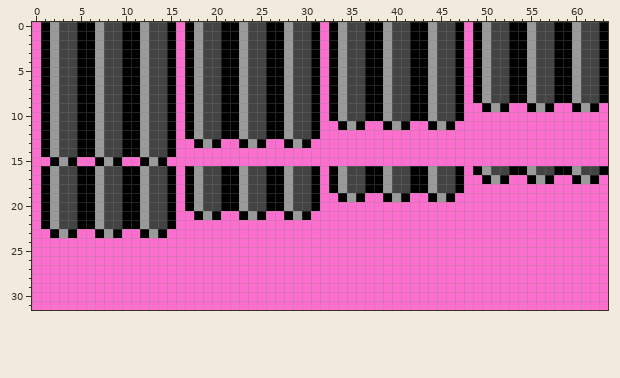
A pixel-art sprite gets an edit: images/Items/Item_03.png. That is the earlier state.
The file is 64x32 pixels.
Once edited:
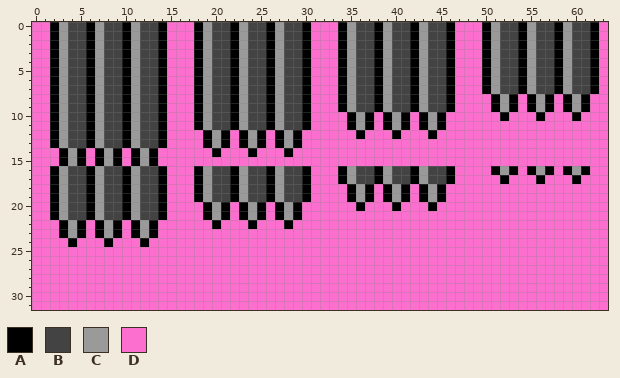
Palette (. is transparent): A #000000  B #434343  C #9a9a9a  D #fc6fcf
The exact change:
@@ x 0..63 @@
- 0 DACBBAACBBAACBBADACBBAACBBAACBBADACBBAACBBAACBBADACBBAACBBAACBBA
- 1 DACBBAACBBAACBBADACBBAACBBAACBBADACBBAACBBAACBBADACBBAACBBAACBBA
- 2 DACBBAACBBAACBBADACBBAACBBAACBBADACBBAACBBAACBBADACBBAACBBAACBBA
- 3 DACBBAACBBAACBBADACBBAACBBAACBBADACBBAACBBAACBBADACBBAACBBAACBBA
- 4 DACBBAACBBAACBBADACBBAACBBAACBBADACBBAACBBAACBBADACBBAACBBAACBBA
- 5 DACBBAACBBAACBBADACBBAACBBAACBBADACBBAACBBAACBBADACBBAACBBAACBBA
- 6 DACBBAACBBAACBBADACBBAACBBAACBBADACBBAACBBAACBBADACBBAACBBAACBBA
- 7 DACBBAACBBAACBBADACBBAACBBAACBBADACBBAACBBAACBBADACBBAACBBAACBBA
- 8 DACBBAACBBAACBBADACBBAACBBAACBBADACBBAACBBAACBBADACBBAACBBAACBBA
- 9 DACBBAACBBAACBBADACBBAACBBAACBBADACBBAACBBAACBBADDACADDACADDACAD
-10 DACBBAACBBAACBBADACBBAACBBAACBBADACBBAACBBAACBBADDDDDDDDDDDDDDDD
-11 DACBBAACBBAACBBADACBBAACBBAACBBADDACADDACADDACADDDDDDDDDDDDDDDDD
-12 DACBBAACBBAACBBADACBBAACBBAACBBADDDDDDDDDDDDDDDDDDDDDDDDDDDDDDDD
-13 DACBBAACBBAACBBADDACADDACADDACADDDDDDDDDDDDDDDDDDDDDDDDDDDDDDDDD
-14 DACBBAACBBAACBBADDDDDDDDDDDDDDDDDDDDDDDDDDDDDDDDDDDDDDDDDDDDDDDD
-15 DDACADDACADDACADDDDDDDDDDDDDDDDDDDDDDDDDDDDDDDDDDDDDDDDDDDDDDDDD
-16 DACBBAACBBAACBBADACBBAACBBAACBBADACBBAACBBAACBBADACBBAACBBAACBBA
-17 DACBBAACBBAACBBADACBBAACBBAACBBADACBBAACBBAACBBADDACADDACADDACAD
-18 DACBBAACBBAACBBADACBBAACBBAACBBADACBBAACBBAACBBADDDDDDDDDDDDDDDD
-19 DACBBAACBBAACBBADACBBAACBBAACBBADDACADDACADDACADDDDDDDDDDDDDDDDD
-20 DACBBAACBBAACBBADACBBAACBBAACBBADDDDDDDDDDDDDDDDDDDDDDDDDDDDDDDD
-21 DACBBAACBBAACBBADDACADDACADDACADDDDDDDDDDDDDDDDDDDDDDDDDDDDDDDDD
-22 DACBBAACBBAACBBADDDDDDDDDDDDDDDDDDDDDDDDDDDDDDDDDDDDDDDDDDDDDDDD
-23 DDACADDACADDACADDDDDDDDDDDDDDDDDDDDDDDDDDDDDDDDDDDDDDDDDDDDDDDDD
-24 DDDDDDDDDDDDDDDDDDDDDDDDDDDDDDDDDDDDDDDDDDDDDDDDDDDDDDDDDDDDDDDD
+ 0 DDACBBACBBACBBADDDACBBACBBACBBADDDACBBACBBACBBADDDACBBACBBACBBAD
+ 1 DDACBBACBBACBBADDDACBBACBBACBBADDDACBBACBBACBBADDDACBBACBBACBBAD
+ 2 DDACBBACBBACBBADDDACBBACBBACBBADDDACBBACBBACBBADDDACBBACBBACBBAD
+ 3 DDACBBACBBACBBADDDACBBACBBACBBADDDACBBACBBACBBADDDACBBACBBACBBAD
+ 4 DDACBBACBBACBBADDDACBBACBBACBBADDDACBBACBBACBBADDDACBBACBBACBBAD
+ 5 DDACBBACBBACBBADDDACBBACBBACBBADDDACBBACBBACBBADDDACBBACBBACBBAD
+ 6 DDACBBACBBACBBADDDACBBACBBACBBADDDACBBACBBACBBADDDACBBACBBACBBAD
+ 7 DDACBBACBBACBBADDDACBBACBBACBBADDDACBBACBBACBBADDDACBBACBBACBBAD
+ 8 DDACBBACBBACBBADDDACBBACBBACBBADDDACBBACBBACBBADDDDACADACADACADD
+ 9 DDACBBACBBACBBADDDACBBACBBACBBADDDACBBACBBACBBADDDDACADACADACADD
+10 DDACBBACBBACBBADDDACBBACBBACBBADDDDACADACADACADDDDDDADDDADDDADDD
+11 DDACBBACBBACBBADDDACBBACBBACBBADDDDACADACADACADDDDDDDDDDDDDDDDDD
+12 DDACBBACBBACBBADDDDACADACADACADDDDDDADDDADDDADDDDDDDDDDDDDDDDDDD
+13 DDACBBACBBACBBADDDDACADACADACADDDDDDDDDDDDDDDDDDDDDDDDDDDDDDDDDD
+14 DDDACADACADACADDDDDDADDDADDDADDDDDDDDDDDDDDDDDDDDDDDDDDDDDDDDDDD
+15 DDDACADACADACADDDDDDDDDDDDDDDDDDDDDDDDDDDDDDDDDDDDDDDDDDDDDDDDDD
+16 DDACBBACBBACBBADDDACBBACBBACBBADDDACBBACBBACBBADDDDACADACADACADD
+17 DDACBBACBBACBBADDDACBBACBBACBBADDDACBBACBBACBBADDDDDADDDADDDADDD
+18 DDACBBACBBACBBADDDACBBACBBACBBADDDDACADACADACADDDDDDDDDDDDDDDDDD
+19 DDACBBACBBACBBADDDACBBACBBACBBADDDDACADACADACADDDDDDDDDDDDDDDDDD
+20 DDACBBACBBACBBADDDDACADACADACADDDDDDADDDADDDADDDDDDDDDDDDDDDDDDD
+21 DDACBBACBBACBBADDDDACADACADACADDDDDDDDDDDDDDDDDDDDDDDDDDDDDDDDDD
+22 DDDACADACADACADDDDDDADDDADDDADDDDDDDDDDDDDDDDDDDDDDDDDDDDDDDDDDD
+23 DDDACADACADACADDDDDDDDDDDDDDDDDDDDDDDDDDDDDDDDDDDDDDDDDDDDDDDDDD
+24 DDDDADDDADDDADDDDDDDDDDDDDDDDDDDDDDDDDDDDDDDDDDDDDDDDDDDDDDDDDDD
 25 DDDDDDDDDDDDDDDDDDDDDDDDDDDDDDDDDDDDDDDDDDDDDDDDDDDDDDDDDDDDDDDD
Changed places in both pictures, as pixel boxes (x1, y1, x2, y2):
changed: (41, 22, 608, 247)
